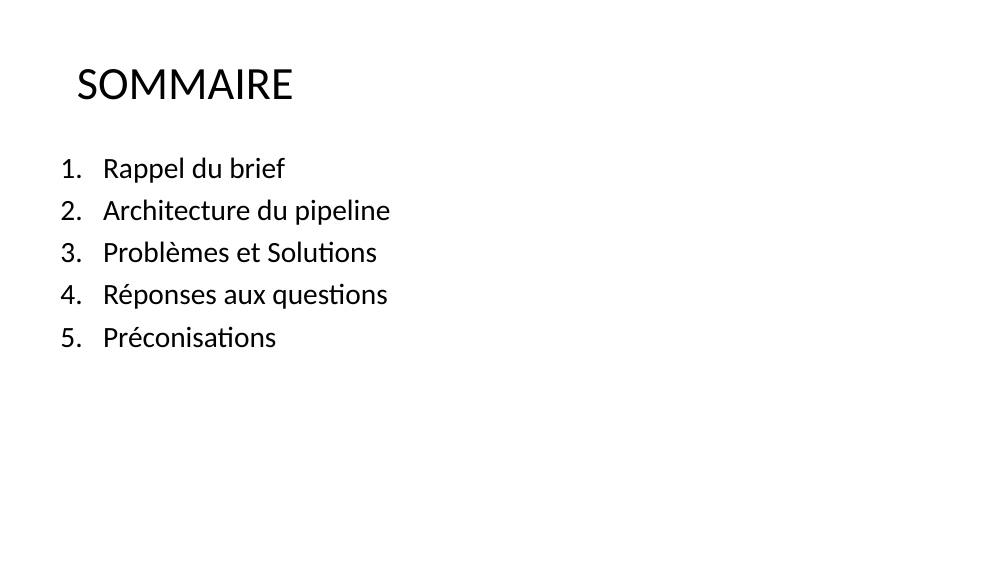
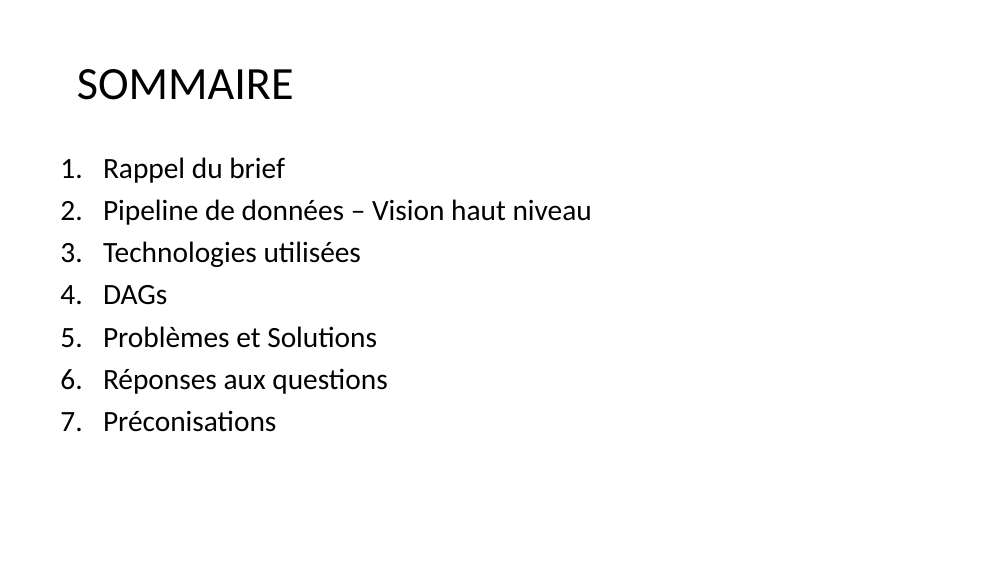
Before and after one commit to antoinersw/doctolib_test_case_pipeline, a slide deck: slide 2 of CAS PRATIQUE.pptx. Drawn at 1008x567 pixels with LibreOffice and Linux fonts; fonts in the diff are those of the drawing. Boxes give left, top, right and bottom in pixels: in the first picture for what was removed or moved away, otherwise in the second. Text is boxed around its words. In the diff, an @@ line names an element or a change of style, - is before the commit and + after.

```diff
--- a/CAS PRATIQUE.pptx
+++ b/CAS PRATIQUE.pptx
@@ text at (x1=103, y1=199, x2=592, y2=305): text changed @@
-2. Architecture du pipeline
+2. Pipeline de données – Vision haut niveau
+3. Technologies utilisées
+4. DAGs
```
Also in this commit, not shown: 8 other slides changed, 1 other file.
